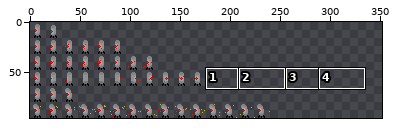
Two versions of one sprite sheet, resources/art/laser-turret-sheet.png. The first picture is a wide view before the edit; the outline marks the close-up.
Close-up. Earlier state:
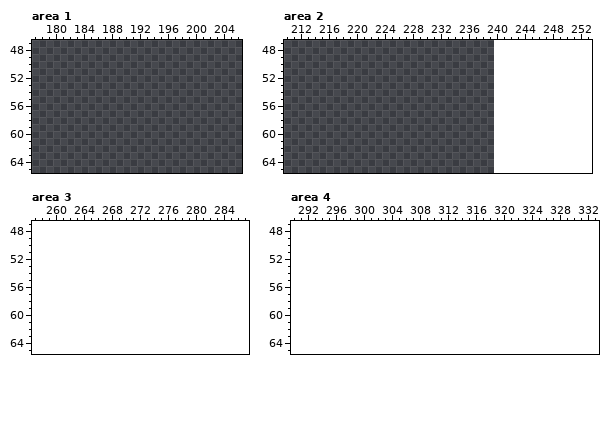
The file is 240x96 pixels. Colours within 5 levels of each other are drawn and written as one. Shown: area 1: x 177..206, y 47..65; area 2: x 210..253, y 47..65; area 3: x 257..287, y 47..65; area 4: x 290..333, y 47..65. The old version is drawn lined up with the new one, on the new canvas. The commit also changed other parts of the picture, which this record leaves out.
Palette (. is transparent): 
And afterwards:
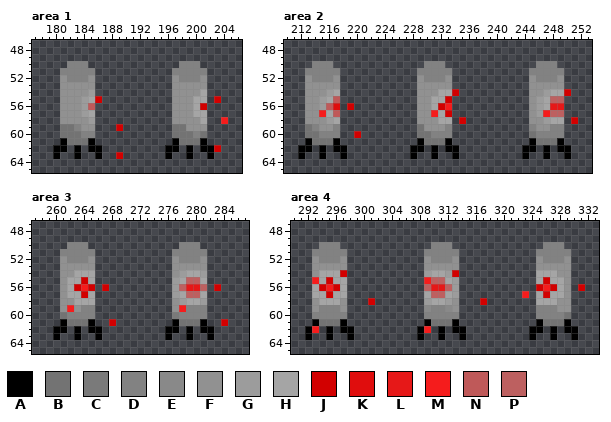
Colours new in this view: A #000000  B #737373  C #7a7a7a  D #828282  E #898989  F #919191  G #9c9c9c  H #a5a5a5  J #d20000  K #e00d0d  L #e61818  M #f51c1c  N #bf5959  P #bd6060
Changes in this commit:
canvas 240x96 -> 352x96
Changed rows in their new state; - is an unchanged pixel.
Area 1:
first column x 180:
50 --DDD-------------DDD----
51 -DDDDD-----------DDDDD---
52 -FDDDF-----------FDDDF---
53 -FFFFF-----------FFFFF---
54 -FFFFG-----------FFFFH---
55 -FFFGHJ----------FFFHH-J-
56 -FFFGN-----------FFFHJ---
57 -FFFGH-----------FFFHH---
58 -FFFFG-----------FFFFH--M
59 -BBDFF---J-------BBFFF---
60 -BBBDD-----------BBBDB---
61 -ABBBA-----------ABBBA---
62 AA-A-AA---------AA-A-AAJ-
63 A--A--A--J------A--A--A--
Area 2:
first column x 212:
50 --DDD-------------DDD-------------DDD---
51 -DDDDD-----------DDDDD-----------DDDDD--
52 -FDDDF-----------FDDDF-----------FDDDF--
53 -FFFFF-----------FFFFF-----------FFFFF--
54 -FFFGH-----------FFFHHJ----------FFGHHJ-
55 -FFGHN-----------FFHHJ-----------FGHPP--
56 -FFGNK-J---------FFHJM-----------FGHLL--
57 -FFMHN-----------FFMHJ-----------FGMPP--
58 -FFFGH-----------FFFHH-J---------FFGHH-J
59 -BDFFD-----------BFFFD-----------DFFDD--
60 -BBDDD--J--------BBDDD-----------BDDDD--
61 -ABBBA-----------ABBBA-----------ABBBA--
62 AA-A-AA---------AA-A-AA---------AA-A-AA-
63 A--A--A---------A--A--A---------A--A--A-
Area 3:
first column x 260:
50 --DDD-------------DDD----
51 -DDDDD-----------DDDDD---
52 -FDDDF-----------FDDDF---
53 -FFFFF-----------FFFFF---
54 -FFHHH-----------FGHHG---
55 -FHHJH-----------GHPPH---
56 -FHJMJ-J---------GPLLP-J-
57 -FHHJH-----------GHPPH---
58 -FFHHH-----------FGHHG---
59 -FMFDD-----------FMDDD---
60 -BDDDD-----------CDDDD---
61 -ABBBA--J--------ABBBA--J
62 AA-A-AA---------AA-A-AA--
63 A--A--A---------A--A--A--
Area 4:
first column x 292:
50 --DDD-------------DDD-------------DDD---
51 -DDDDD-----------DDDDD-----------DDDDD--
52 -FDDDF-----------FDDDF-----------FDDDF--
53 -FFFFF-----------FFFFF-----------FFFFF--
54 -FHHHJ-----------GHHGJ-----------HHHFF--
55 -MHJHH-----------MPPHG-----------HJHHF--
56 -HJMJH-----------PLLPG-----------JMJHF-J
57 -HHJHH-----------HPPHG---------M-HJHHF--
58 -FHHHF---J-------GHHGF---J-------HHHFF--
59 -FDDDF-----------EDDEF-----------DDDFF--
60 -DDDDD-----------DDDDD-----------DDDDB--
61 -ABBBA-----------ABBBA-----------ABBBA--
62 AM-A-AA---------AM-A-AA---------AA-A-AA-
63 A--A--A---------A--A--A---------A--A--A-
